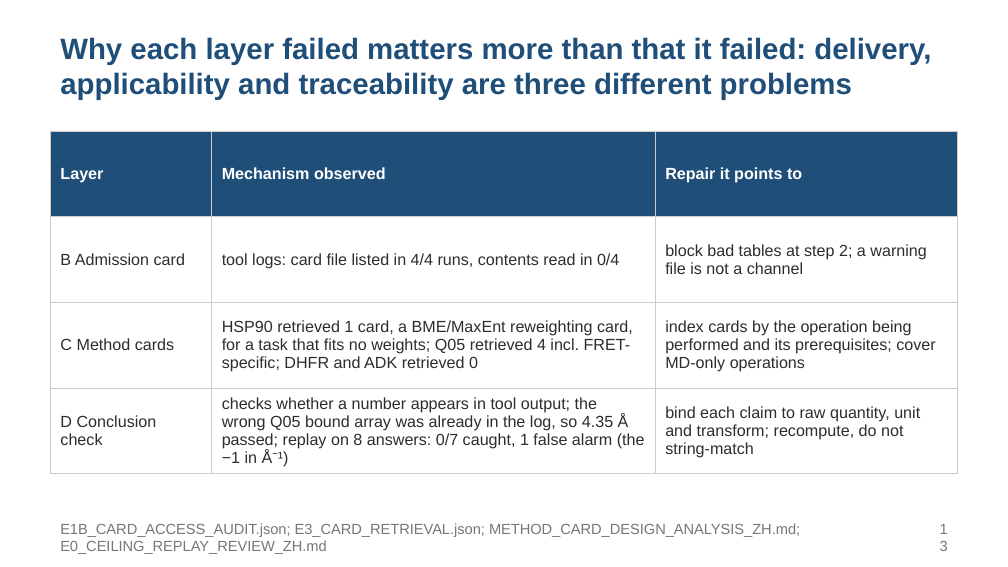
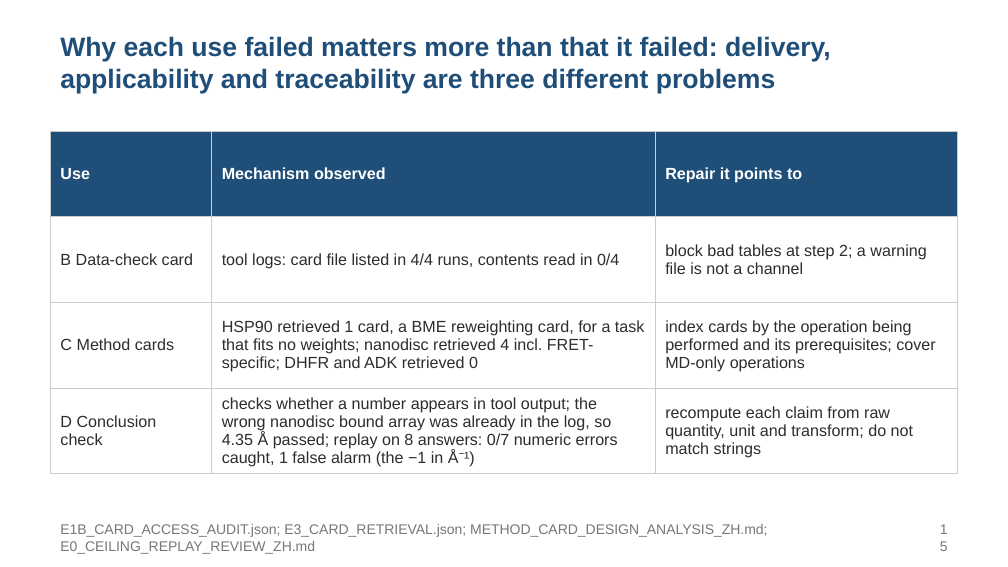
Before and after one commit to alex051107/dynamics-atlas-harness, a slide deck: slide 15 of review/rules-agent-study-20260909/development-results/SOOJUNG_DISCUSSION_20260910_EN.pptx (slide 13 before the commit). Drawn at 1008x567 pixels with LibreOffice and Linux fonts; fonts in the diff are those of the drawing. Boxes give left, top, right and bottom in pixels: in the first picture for what was removed or moved away, otherwise in the second. Text is boxed around its words. In the diff, an @@ line names an element or a change of style, - is before the commit and + after.

```diff
--- a/review/rules-agent-study-20260909/development-results/SOOJUNG_DISCUSSION_20260910_EN.pptx
+++ b/review/rules-agent-study-20260909/development-results/SOOJUNG_DISCUSSION_20260910_EN.pptx
@@ text at box(60, 36, 831, 94): text changed; size 21 to 19 pt @@
-Why each layer failed matters more than that it failed: delivery, applicability and traceability are three different problems
+Why each use failed matters more than that it failed: delivery, applicability and traceability are three different problems
@@ table at box(50, 131, 958, 471) @@
-row 1, column 1: Layer
+row 1, column 1: Use
-row 2, column 1: B Admission card
+row 2, column 1: B Data-check card
-row 3, column 2: HSP90 retrieved 1 card, a BME/MaxEnt reweighting card, for a task that fits no weights; Q05 retrieved 4 incl. FRET-specific; DHFR and ADK retrieved 0
+row 3, column 2: HSP90 retrieved 1 card, a BME reweighting card, for a task that fits no weights; nanodisc retrieved 4 incl. FRET-specific; DHFR and ADK retrieved 0
-row 4, column 2: checks whether a number appears in tool output; the wrong Q05 bound array was already in the log, so 4.35 Å passed; replay on 8 answers: 0/7 caught, 1 false alarm (the −1 in Å⁻¹)
+row 4, column 2: checks whether a number appears in tool output; the wrong nanodisc bound array was already in the log, so 4.35 Å passed; replay on 8 answers: 0/7 numeric errors caught, 1 false alarm (the −1 in Å⁻¹)
-row 4, column 3: bind each claim to raw quantity, unit and transform; recompute, do not string-match
+row 4, column 3: recompute each claim from raw quantity, unit and transform; do not match strings
@@ text "E1B_CARD_ACCESS_AUDIT.json; E3_CARD_RETRIEVAL.json; METHOD_C ..." at box(60, 524, 767, 554): size 10.5 to 10 pt @@
@@ text at box(927, 522, 958, 552): text changed; size 10.5 to 10 pt @@
-13
+15
```
Also in this commit, not shown: 22 other slides changed, 3 slides added, 11 other files.
